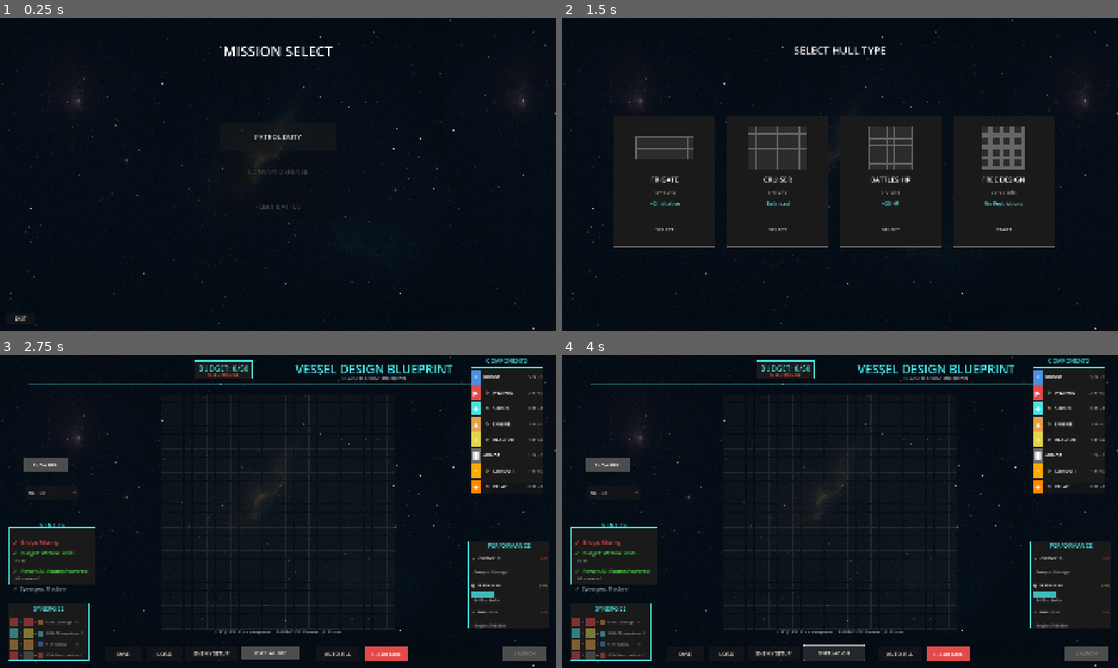
Above: before the commit, frames 1-4 (two rows, left to right).
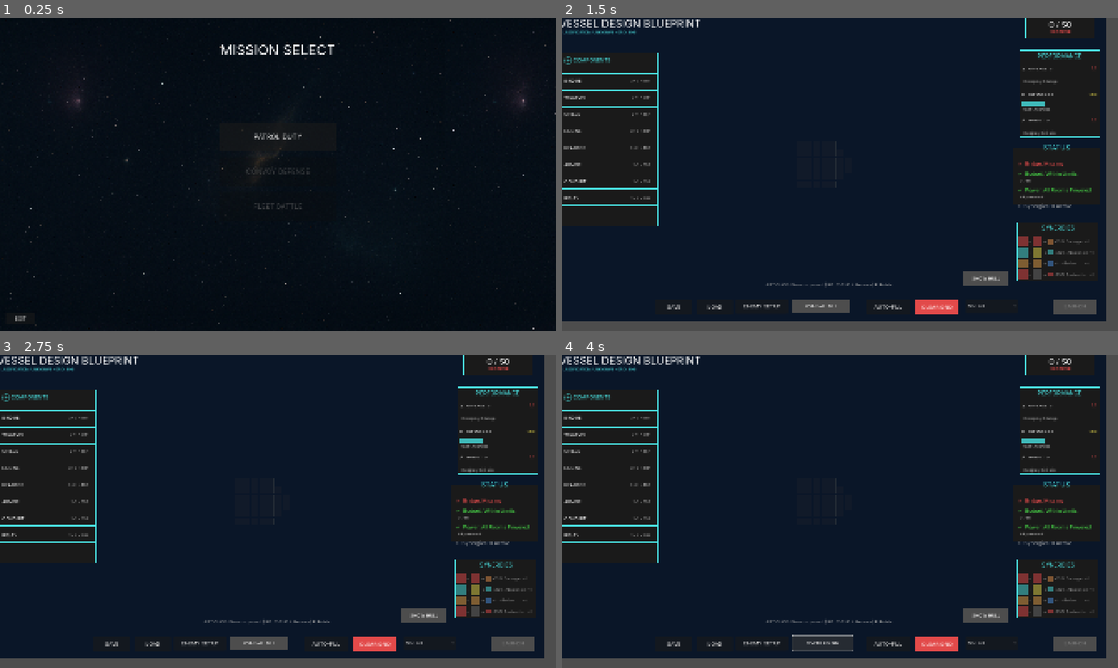
Above: after the commit, the same moments.

Repository: cautiouskurns/Startship-Designer
Game: Godot game, scene res://scenes/mission/MissionSelect.tscn
The game is run twice, just before and just after one commit, with the same random seed, the same clock (stepped at 60 frames per second) and the same inputs. Sound files missing from this copy of the repository are replaced by a short silence.
Inputs (mouse positions are in pixels of both pictures, inside the frame that each line leads up to):
- Up to frame 1 (0.25 s): no input
- Up to frame 2 (1.5 s): click "PATROL DUTY" at 0.5 s; click (595, 315) at 1.25 s, where only the run after the commit has a clickable "BACK"
- Up to frame 3 (2.75 s): click (439, 567) at 2 s, where only the run before the commit has a clickable "START"
- Up to frame 4 (4 s): click (1051, 392) at 2.75 s, where only the run before the commit has a clickable "↻"; click "OVERLAY: OFF" at 3.5 s

The runs differ from the first frame. In frame 1, 0.8% of the frame differs, in the area x 2-61%, y 8-97%; in frame 2, 17%; in frame 3, 17%; in frame 4, 17%, in the area x 0-100%, y 0-100%.

Commit message:
Add new font and UI assets; update theme resource
- Imported "Super Sliced" font and created associated import file.
- Added "gradientline" PNG sprite and its import configuration.
- Updated theme resource to include a default font and size.

Diff:
--- /dev/null
+++ b/assets/themes/blueprint_theme.tres
@@ -0,0 +1,7 @@
+[gd_resource type="Theme" load_steps=2 format=3 uid="uid://blueprint_theme"]
+
+[ext_resource type="FontFile" uid="uid://dy5wy0hqce88w" path="res://assets/fonts/Inter-VariableFont_opsz,wght.ttf" id="1_inter_font"]
+
+[resource]
+default_font = ExtResource("1_inter_font")
+default_font_size = 16
--- a/scenes/combat/Combat.tscn
+++ b/scenes/combat/Combat.tscn
@@ -6,6 +6,7 @@
 [ext_resource type="Script" uid="uid://dly506ra5y862" path="res://scripts/combat/CombatFX.gd" id="4"]
 [ext_resource type="PackedScene" uid="uid://cq8m4x7savph" path="res://scenes/designer/components/ShipStatsPanel.tscn" id="5_ship_stats"]
 [ext_resource type="Texture2D" uid="uid://y1akstmn6odh" path="res://assets/sprites/ui/starfield.png" id="6_starfield"]
+[ext_resource type="Theme" uid="uid://blueprint_theme" path="res://assets/themes/blueprint_theme.tres" id="7_blueprint_theme"]
 
 [sub_resource type="StyleBoxFlat" id="StyleBoxFlat_hp_green"]
 bg_color = Color(0.290196, 0.886275, 0.290196, 1)
@@ -17,6 +18,7 @@
 anchor_bottom = 1.0
 grow_horizontal = 2
 grow_vertical = 2
+theme = ExtResource("7_blueprint_theme")
 script = ExtResource("1")
 
 [node name="Background" type="TextureRect" parent="."]
--- a/scenes/designer/ShipDesigner.tscn
+++ b/scenes/designer/ShipDesigner.tscn
@@ -8,8 +8,8 @@
 [ext_resource type="PackedScene" uid="uid://b3vn8y4qxc7h2" path="res://scenes/designer/components/TemplateNameDialog.tscn" id="5_template_name"]
 [ext_resource type="PackedScene" uid="uid://cc7qm3y5r8vph" path="res://scenes/designer/components/TemplateListPanel.tscn" id="6_template_list"]
 [ext_resource type="PackedScene" uid="uid://cq8m4x7savph" path="res://scenes/designer/components/ShipStatsPanel.tscn" id="7_ship_stats"]
-[ext_resource type="Texture2D" uid="uid://y1akstmn6odh" path="res://assets/sprites/ui/starfield.png" id="8_starfield"]
 [ext_resource type="PackedScene" path="res://scenes/mission/EnemySetupPanel.tscn" id="9_enemy_setup"]
+[ext_resource type="Theme" path="res://assets/themes/blueprint_theme.tres" id="10_blueprint_theme"]
 
 [sub_resource type="StyleBoxFlat" id="StyleBoxFlat_budget"]
 bg_color = Color(0.101961, 0.101961, 0.101961, 1)
@@ -44,61 +44,68 @@
 anchor_bottom = 1.0
 grow_horizontal = 2
 grow_vertical = 2
+theme = ExtResource("10_blueprint_theme")
 script = ExtResource("1")
 
-[node name="Background" type="TextureRect" parent="."]
+[node name="Background" type="ColorRect" parent="."]
 layout_mode = 1
 anchors_preset = 15
 anchor_right = 1.0
 anchor_bottom = 1.0
 grow_horizontal = 2
 grow_vertical = 2
-texture = ExtResource("8_starfield")
-expand_mode = 1
-stretch_mode = 1
+color = Color(0.039215688, 0.08627451, 0.15686275, 1)
+
+[node name="HeaderBackground" type="ColorRect" parent="."]
+layout_mode = 1
+anchors_preset = 10
+anchor_right = 1.0
+offset_top = -1.0
+offset_bottom = 119.0
+grow_horizontal = 2
+color = Color(0.039215688, 0.08627451, 0.15686275, 1)
+
+[node name="HeaderSeparatorLine" type="ColorRect" parent="."]
+layout_mode = 1
+anchors_preset = 10
+anchor_right = 1.0
+offset_top = 120.0
+offset_bottom = 121.0
+grow_horizontal = 2
+color = Color(0.290196, 0.886275, 0.886275, 0.2)
+
+[node name="SchematicViewLabel" type="Label" parent="."]
+layout_mode = 1
+offset_left = 32.0
+offset_top = 15.0
+offset_right = 632.0
+offset_bottom = 35.0
+theme_override_colors/font_color = Color(0.290196, 0.886275, 0.886275, 1)
+theme_override_font_sizes/font_size = 12
+text = "SCHEMATIC VIEW"
+vertical_alignment = 1
 
 [node name="Title" type="Label" parent="."]
 layout_mode = 1
-anchors_preset = 5
-anchor_left = 0.5
-anchor_right = 0.5
 offset_left = 32.0
-offset_top = 20.0
+offset_top = 32.0
 offset_right = 632.0
-offset_bottom = 70.0
-grow_horizontal = 2
+offset_bottom = 72.0
+theme_override_colors/font_color = Color(1, 1, 1, 1)
+theme_override_font_sizes/font_size = 36
+text = "VESSEL DESIGN BLUEPRINT"
+vertical_alignment = 1
+
+[node name="ClassificationLabel" type="Label" parent="."]
+layout_mode = 1
+offset_left = 32.0
+offset_top = 75.0
+offset_right = 632.0
+offset_bottom = 95.0
 theme_override_colors/font_color = Color(0.290196, 0.886275, 0.886275, 1)
-theme_override_font_sizes/font_size = 42
-text = "VESSEL DESIGN BLUEPRINT"
-horizontal_alignment = 1
-vertical_alignment = 1
-
-[node name="ClassificationLabel" type="Label" parent="."]
-layout_mode = 1
-anchors_preset = 5
-anchor_left = 0.5
-anchor_right = 0.5
-offset_left = 132.0
-offset_top = 65.0
-offset_right = 532.0
-offset_bottom = 95.0
-grow_horizontal = 2
-theme_override_colors/font_color = Color(0.667, 0.667, 0.667, 1)
-theme_override_font_sizes/font_size = 16
-text = "CLASSIFICATION: CRUISER"
-horizontal_alignment = 1
-vertical_alignment = 1
-
-[node name="HeaderSeparator" type="ColorRect" parent="."]
-layout_mode = 1
-anchors_preset = 10
-anchor_right = 1.0
-offset_left = 100.0
-offset_top = 100.0
-offset_right = -100.0
-offset_bottom = 102.0
-grow_horizontal = 2
-color = Color(0.290196, 0.886275, 0.886275, 0.3)
+theme_override_font_sizes/font_size = 13
+text = "CLASSIFICATION: CRUISER • GRID: 8×6"
+vertical_alignment = 1
 
 [node name="GridInstructions" type="Label" parent="."]
 layout_mode = 1
@@ -124,35 +131,62 @@
 anchors_preset = 1
 anchor_left = 1.0
 anchor_right = 1.0
-offset_left = -1248.0
+offset_left = -280.0
+offset_top = 18.0
+offset_right = -40.0
+offset_bottom = 105.0
+grow_horizontal = 0
+theme_override_styles/panel = SubResource("StyleBoxFlat_budget")
+
+[node name="ResourceAllocationLabel" type="Label" parent="BudgetPanel"]
+layout_mode = 1
+anchors_preset = 1
+anchor_left = 1.0
+anchor_right = 1.0
+offset_left = -240.0
+offset_top = 2.0
+offset_bottom = 20.0
+grow_horizontal = 0
+theme_override_colors/font_color = Color(0.290196, 0.886275, 0.886275, 1)
+theme_override_font_sizes/font_size = 12
+text = "RESOURCE ALLOCATION"
+horizontal_alignment = 1
+vertical_alignment = 1
+
+[node name="BudgetLabel" type="Label" parent="BudgetPanel"]
+layout_mode = 1
+anchors_preset = 10
+anchor_right = 1.0
 offset_top = 20.0
-offset_right = -1048.0
-offset_bottom = 80.0
-grow_horizontal = 0
-theme_override_styles/panel = SubResource("StyleBoxFlat_budget")
-
-[node name="BudgetLabel" type="Label" parent="BudgetPanel"]
-layout_mode = 1
-anchors_preset = 10
-anchor_right = 1.0
-offset_top = 8.0
-offset_bottom = 32.0
-grow_horizontal = 2
-theme_override_colors/font_color = Color(0.290196, 0.886275, 0.886275, 1)
-theme_override_font_sizes/font_size = 26
-text = "BUDGET: 0/30"
+offset_bottom = 60.0
+grow_horizontal = 2
+theme_override_colors/font_color = Color(1, 1, 1, 1)
+theme_override_font_sizes/font_size = 28
+text = "0 / 30"
 horizontal_alignment = 1
 vertical_alignment = 1
 
+[node name="BudgetProgressBar" type="ProgressBar" parent="BudgetPanel"]
+layout_mode = 1
+anchors_preset = 10
+anchor_right = 1.0
+offset_left = 10.0
+offset_top = 48.0
+offset_right = -10.0
+offset_bottom = 58.0
+grow_horizontal = 2
+max_value = 30.0
+show_percentage = false
+
 [node name="RemainingLabel" type="Label" parent="BudgetPanel"]
 layout_mode = 1
 anchors_preset = 10
 anchor_right = 1.0
-offset_top = 35.0
-offset_bottom = 58.0
-grow_horizontal = 2
-theme_override_colors/font_color = Color(0.290196, 0.886275, 0.290196, 1)
-theme_override_font_sizes/font_size = 16
+offset_top = 58.0
+offset_bottom = 72.0
+grow_horizontal = 2
+theme_override_colors/font_color = Color(0.667, 0.667, 0.667, 1)
+theme_override_font_sizes/font_size = 11
 text = "Remaining: 30"
 horizontal_alignment = 1
 vertical_alignment = 1
@@ -177,10 +211,10 @@
 anchors_preset = 1
 anchor_left = 1.0
 anchor_right = 1.0
-offset_left = -1832.0
-offset_top = 451.0
-offset_right = -1652.0
-offset_bottom = 501.0
+offset_left = -486.0
+offset_top = 1004.0
+offset_right = -306.0
+offset_bottom = 1054.0
 grow_horizontal = 0
 theme_override_font_sizes/font_size = 16
 
@@ -189,10 +223,10 @@
 anchors_preset = 1
 anchor_left = 1.0
 anchor_right = 1.0
-offset_left = -1837.0
-offset_top = 355.0
-offset_right = -1682.0
-offset_bottom = 405.0
+offset_left = -493.0
+offset_top = 909.0
+offset_right = -338.0
+offset_bottom = 959.0
 grow_horizontal = 0
 theme_override_colors/font_color = Color(1, 1, 1, 1)
 theme_override_font_sizes/font_size = 16
@@ -202,16 +236,16 @@
 [node name="ShipStatsPanel" parent="." instance=ExtResource("7_ship_stats")]
 layout_mode = 0
 offset_left = 1618.0
-offset_top = 643.0
+offset_top = 147.0
 offset_right = 1898.0
-offset_bottom = 943.0
+offset_bottom = 447.0
 
 [node name="RoomPalettePanel" parent="." instance=ExtResource("2")]
 layout_mode = 0
-offset_left = 1624.0
-offset_top = 42.0
-offset_right = 1874.0
-offset_bottom = 442.0
+offset_left = 32.0
+offset_top = 153.0
+offset_right = 372.0
+offset_bottom = 753.0
 
 [node name="ShipStatusPanel" parent="." instance=ExtResource("3")]
 layout_mode = 1
@@ -220,10 +254,10 @@
 anchor_top = 1.0
 anchor_right = 1.0
 anchor_bottom = 1.0
-offset_left = -1890.0
-offset_top = -486.0
-offset_right = -1590.0
-offset_bottom = -286.0
+offset_left = -322.0
+offset_top = -599.0
+offset_right = -22.0
+offset_bottom = -399.0
 grow_horizontal = 0
 grow_vertical = 0
 
@@ -232,10 +266,10 @@
 anchors_preset = 2
 anchor_top = 1.0
 anchor_bottom = 1.0
-offset_left = 28.0
-offset_top = -224.0
-offset_right = 308.0
-offset_bottom = -24.0
+offset_left = 1612.0
+offset_top = -338.0
+offset_right = 1892.0
+offset_bottom = -138.0
 grow_vertical = 0
 
 [node name="ClearGridButton" type="Button" parent="."]
--- a/scenes/designer/components/RoomPalettePanel.tscn
+++ b/scenes/designer/components/RoomPalettePanel.tscn
@@ -12,9 +12,9 @@
 border_color = Color(0.290196, 0.886275, 0.886275, 1)
 
 [node name="RoomPalettePanel" type="Panel"]
-custom_minimum_size = Vector2(250, 0)
-offset_right = 250.0
-offset_bottom = 400.0
+custom_minimum_size = Vector2(340, 600)
+offset_right = 340.0
+offset_bottom = 600.0
 theme_override_styles/panel = SubResource("StyleBoxFlat_components_panel")
 script = ExtResource("1")
 
@@ -25,13 +25,20 @@
 anchor_bottom = 1.0
 grow_horizontal = 2
 grow_vertical = 2
+theme_override_constants/separation = 8
 
-[node name="HeaderLabel" type="Label" parent="VBoxContainer"]
+[node name="MarginContainer" type="MarginContainer" parent="VBoxContainer"]
+layout_mode = 2
+theme_override_constants/margin_left = 16
+theme_override_constants/margin_top = 16
+theme_override_constants/margin_right = 16
+theme_override_constants/margin_bottom = 8
+
+[node name="HeaderLabel" type="Label" parent="VBoxContainer/MarginContainer"]
 layout_mode = 2
 theme_override_colors/font_color = Color(0.29, 0.886, 0.886, 1)
-theme_override_font_sizes/font_size = 20
-text = "COMPONENTS"
-horizontal_alignment = 1
+theme_override_font_sizes/font_size = 18
+text = "⊕ COMPONENTS"
 vertical_alignment = 1
 
 [node name="Spacer1" type="Control" parent="VBoxContainer"]
@@ -39,33 +46,41 @@
 layout_mode = 2
 
 [node name="BridgeButton" parent="VBoxContainer" instance=ExtResource("2")]
+custom_minimum_size = Vector2(240, 50)
 layout_mode = 2
 room_type = 1
 
 [node name="WeaponButton" parent="VBoxContainer" instance=ExtResource("2")]
+custom_minimum_size = Vector2(240, 50)
 layout_mode = 2
 room_type = 2
 
 [node name="ShieldButton" parent="VBoxContainer" instance=ExtResource("2")]
+custom_minimum_size = Vector2(240, 50)
 layout_mode = 2
 room_type = 3
 
 [node name="EngineButton" parent="VBoxContainer" instance=ExtResource("2")]
+custom_minimum_size = Vector2(240, 50)
 layout_mode = 2
 room_type = 4
 
 [node name="ReactorButton" parent="VBoxContainer" instance=ExtResource("2")]
+custom_minimum_size = Vector2(240, 50)
 layout_mode = 2
 room_type = 5
 
 [node name="ArmorButton" parent="VBoxContainer" instance=ExtResource("2")]
+custom_minimum_size = Vector2(240, 50)
 layout_mode = 2
 room_type = 6
 
 [node name="ConduitButton" parent="VBoxContainer" instance=ExtResource("2")]
+custom_minimum_size = Vector2(240, 50)
 layout_mode = 2
 room_type = 7
 
 [node name="RelayButton" parent="VBoxContainer" instance=ExtResource("2")]
+custom_minimum_size = Vector2(240, 50)
 layout_mode = 2
 room_type = 8
--- a/scenes/designer/components/RoomTypeButton.tscn
+++ b/scenes/designer/components/RoomTypeButton.tscn
@@ -1,6 +1,30 @@
-[gd_scene load_steps=3 format=3 uid="uid://room_type_button"]
+[gd_scene load_steps=6 format=3 uid="uid://cscc50740fd8k"]
 
-[ext_resource type="Script" path="res://scripts/designer/RoomTypeButton.gd" id="1"]
+[ext_resource type="Script" uid="uid://cg73gxv04loik" path="res://scripts/designer/RoomTypeButton.gd" id="1"]
+
+[sub_resource type="StyleBoxFlat" id="StyleBoxFlat_normal"]
+bg_color = Color(0.101961, 0.101961, 0.101961, 1)
+border_width_left = 2
+border_width_top = 2
+border_width_right = 2
+border_width_bottom = 2
+border_color = Color(0.290196, 0.886275, 0.886275, 1)
+
+[sub_resource type="StyleBoxFlat" id="StyleBoxFlat_pressed"]
+bg_color = Color(0.290196, 0.886275, 0.886275, 0.2)
+border_width_left = 2
+border_width_top = 2
+border_width_right = 2
+border_width_bottom = 2
+border_color = Color(0.290196, 0.886275, 0.886275, 1)
+
+[sub_resource type="StyleBoxFlat" id="StyleBoxFlat_hover"]
+bg_color = Color(0.172549, 0.172549, 0.172549, 1)
+border_width_left = 2
+border_width_top = 2
+border_width_right = 2
+border_width_bottom = 2
+border_color = Color(0.290196, 0.886275, 0.886275, 1)
 
 [sub_resource type="StyleBoxFlat" id="StyleBoxFlat_tooltip"]
 bg_color = Color(0.101961, 0.101961, 0.101961, 1)
@@ -11,7 +35,12 @@
 border_color = Color(0.290196, 0.290196, 0.290196, 1)
 
 [node name="RoomTypeButton" type="Button"]
-custom_minimum_size = Vector2(240, 50)
+custom_minimum_size = Vector2(250, 60)
+offset_right = 300.0
+offset_bottom = 60.0
+theme_override_styles/normal = SubResource("StyleBoxFlat_normal")
+theme_override_styles/pressed = SubResource("StyleBoxFlat_pressed")
+theme_override_styles/hover = SubResource("StyleBoxFlat_hover")
 script = ExtResource("1")
 
 [node name="HBoxContainer" type="HBoxContainer" parent="."]
@@ -21,53 +50,31 @@
 anchor_bottom = 1.0
 grow_horizontal = 2
 grow_vertical = 2
+theme_override_constants/separation = 10
 
-[node name="Icon" type="ColorRect" parent="HBoxContainer"]
-custom_minimum_size = Vector2(40, 40)
-layout_mode = 2
-color = Color(0.5, 0.5, 0.5, 1)
-
-[node name="SymbolLabel" type="Label" parent="HBoxContainer/Icon"]
-layout_mode = 1
-anchors_preset = 15
-anchor_right = 1.0
-anchor_bottom = 1.0
-grow_horizontal = 2
-grow_vertical = 2
-theme_override_colors/font_color = Color(1, 1, 1, 1)
-theme_override_font_sizes/font_size = 24
-text = "⭐"
-horizontal_alignment = 1
-vertical_alignment = 1
-
-[node name="RotateButton" type="Button" parent="HBoxContainer"]
-custom_minimum_size = Vector2(30, 30)
-layout_mode = 2
-theme_override_colors/font_color = Color(0.7, 0.7, 0.7, 1)
-theme_override_font_sizes/font_size = 16
-text = "↻"
-
-[node name="NameLabel" type="Label" parent="HBoxContainer"]
+[node name="MarginContainer" type="MarginContainer" parent="HBoxContainer"]
 layout_mode = 2
 size_flags_horizontal = 3
+theme_override_constants/margin_left = 16
+theme_override_constants/margin_right = 16
+
+[node name="NameLabel" type="Label" parent="HBoxContainer/MarginContainer"]
+layout_mode = 2
 theme_override_colors/font_color = Color(1, 1, 1, 1)
 theme_override_font_sizes/font_size = 16
 text = "BRIDGE"
 vertical_alignment = 1
 
-[node name="CostLabel" type="Label" parent="HBoxContainer"]
+[node name="SizeCostLabel" type="Label" parent="HBoxContainer"]
 layout_mode = 2
-theme_override_colors/font_color = Color(0.7, 0.7, 0.7, 1)
+theme_override_colors/font_color = Color(0.666667, 0.666667, 0.666667, 1)
 theme_override_font_sizes/font_size = 14
-text = "2 BP"
+text = "2×2 • 2BP"
 vertical_alignment = 1
 
-[node name="CountLabel" type="Label" parent="HBoxContainer"]
+[node name="MarginRight" type="Control" parent="HBoxContainer"]
+custom_minimum_size = Vector2(16, 0)
 layout_mode = 2
-theme_override_colors/font_color = Color(0.7, 0.7, 0.7, 1)
-theme_override_font_sizes/font_size = 14
-text = "x0"
-vertical_alignment = 1
 
 [node name="TooltipTimer" type="Timer" parent="."]
 wait_time = 0.3
@@ -77,8 +84,8 @@
 visible = false
 z_index = 100
 custom_minimum_size = Vector2(250, 0)
+layout_mode = 0
 offset_left = -260.0
-offset_top = 0.0
 offset_right = -10.0
 offset_bottom = 100.0
 mouse_filter = 2
--- a/scenes/hull/HullSelect.tscn
+++ b/scenes/hull/HullSelect.tscn
@@ -67,6 +67,19 @@
 
 [node name="FreeDesignCard" parent="HullCards" instance=ExtResource("2")]
 layout_mode = 2
+
+[node name="BackButton" type="Button" parent="."]
+layout_mode = 1
+anchors_preset = 2
+anchor_top = 1.0
+anchor_bottom = 1.0
+offset_left = 40.0
+offset_top = -80.0
+offset_right = 200.0
+offset_bottom = -30.0
+grow_vertical = 0
+theme_override_font_sizes/font_size = 20
+text = "BACK"
 
 [node name="DesignChoicePanel" type="ColorRect" parent="."]
 visible = false
--- a/scenes/mission/MissionSelect.tscn
+++ b/scenes/mission/MissionSelect.tscn
@@ -2,6 +2,7 @@
 
 [ext_resource type="Script" uid="uid://b8snaq1bsge2f" path="res://scripts/mission/MissionSelect.gd" id="1"]
 [ext_resource type="Texture2D" uid="uid://y1akstmn6odh" path="res://assets/sprites/ui/starfield.png" id="3_starfield"]
+[ext_resource type="Theme" uid="uid://blueprint_theme" path="res://assets/themes/blueprint_theme.tres" id="4_blueprint_theme"]
 
 [node name="MissionSelect" type="Control"]
 layout_mode = 3
@@ -10,6 +11,7 @@
 anchor_bottom = 1.0
 grow_horizontal = 2
 grow_vertical = 2
+theme = ExtResource("4_blueprint_theme")
 script = ExtResource("1")
 
 [node name="Background" type="TextureRect" parent="."]
--- a/scripts/designer/RoomTypeButton.gd
+++ b/scripts/designer/RoomTypeButton.gd
@@ -10,12 +10,8 @@
 @export var room_type: RoomData.RoomType = RoomData.RoomType.EMPTY
 
 ## UI elements
-@onready var room_icon: ColorRect = $HBoxContainer/Icon
-@onready var symbol_label: Label = $HBoxContainer/Icon/SymbolLabel
-@onready var rotate_button: Button = $HBoxContainer/RotateButton  # Phase 7.3
-@onready var name_label: Label = $HBoxContainer/NameLabel
-@onready var cost_label: Label = $HBoxContainer/CostLabel
-@onready var count_label: Label = $HBoxContainer/CountLabel
+@onready var name_label: Label = $HBoxContainer/MarginContainer/NameLabel
+@onready var size_cost_label: Label = $HBoxContainer/SizeCostLabel
 
 ## Tooltip elements
 @onready var tooltip_panel: Panel = $TooltipPanel
@@ -51,13 +47,6 @@
 	pressed.connect(_on_pressed)
 	update_display()
 
-	# Connect rotation button (Phase 7.3)
-	rotate_button.pressed.connect(_on_rotate_button_pressed)
-
-	# Hide rotation button for rooms that don't rotate (Bridge/Armor are square)
-	if room_type == RoomData.RoomType.BRIDGE or room_type == RoomData.RoomType.ARMOR or room_type == RoomData.RoomType.EMPTY:
-		rotate_button.visible = false
-
 	# Connect tooltip signals
 	mouse_entered.connect(_on_mouse_entered_tooltip)
 	mouse_exited.connect(_on_mouse_exited_tooltip)
@@ -74,25 +63,26 @@
 	# Get full label with symbol
 	var full_label = RoomData.labels.get(room_type, "")
 
-	# Extract symbol (first character before space) and room name
+	# Extract room name (without symbol)
 	var parts = full_label.split(" ", false, 1)
 	if parts.size() >= 2:
-		symbol_label.text = parts[0]  # Symbol
 		name_label.text = parts[1]    # Room name without symbol
 	else:
-		symbol_label.text = ""
 		name_label.text = full_label
 
-	# Set cost
+	# Get room size
+	var size = RoomData.get_shape_size(room_type)
+
+	# Get cost
 	var cost = RoomData.costs.get(room_type, 0)
-	cost_label.text = "%d BP" % cost
 
-	# Set icon color based on room type
-	room_icon.color = RoomData.colors.get(room_type, Color.WHITE)
+	# Format as "WxH • XBP"
+	size_cost_label.text = "%d×%d • %dBP" % [size.x, size.y, cost]
 
-## Update the count displayed
+## Update the count displayed (deprecated - no longer shown in UI)
 func set_count(count: int):
-	count_label.text = "x%d" % count
+	# Count no longer displayed in simplified layout
+	pass
 
 ## Set selected visual state
 func set_selected(selected: bool):
@@ -158,21 +148,12 @@
 	if parts.size() > 1:
 		tooltip_stats_label.text = parts[1]
 
-## Handle rotation button press (Phase 7.3)
+## Handle rotation button press (deprecated - rotation UI removed)
 func _on_rotate_button_pressed():
-	# Emit rotation signal
-	emit_signal("rotation_requested", room_type)
-	# Don't select the room, just rotate it
-	# (prevents accidentally changing selection when just wanting to rotate)
+	# Rotation UI removed in simplified layout
+	pass
 
-## Update rotation display on button (Phase 7.3)
+## Update rotation display on button (deprecated - rotation UI removed)
 func update_rotation_display(rotation: int):
-	# Only update if rotation button is visible (non-square rooms)
-	if not rotate_button.visible:
-		return
-
-	# Show rotation angle on button
-	if rotation == 0:
-		rotate_button.text = "↻"  # Just arrow at 0°
-	else:
-		rotate_button.text = "↻%d°" % rotation
+	# Rotation UI removed in simplified layout
+	pass
--- a/scripts/designer/ShipDesigner.gd
+++ b/scripts/designer/ShipDesigner.gd
@@ -22,6 +22,7 @@
 
 ## Budget UI elements
 @onready var budget_label: Label = $BudgetPanel/BudgetLabel
+@onready var budget_progress_bar: ProgressBar = $BudgetPanel/BudgetProgressBar
 @onready var remaining_label: Label = $BudgetPanel/RemainingLabel
 
 ## Buttons
@@ -230,8 +231,12 @@
 	current_budget = calculate_current_budget()
 	var remaining = max_budget - current_budget
 
-	# Update budget label
-	budget_label.text = "BUDGET: %d/%d" % [current_budget, max_budget]
+	# Update budget label with new format: "0 / 30"
+	budget_label.text = "%d / %d" % [current_budget, max_budget]
+
+	# Update progress bar
+	budget_progress_bar.max_value = max_budget
+	budget_progress_bar.value = current_budget
 
 	# Check if Bridge is missing
 	if count_bridges() == 0:
@@ -284,11 +289,13 @@
 	# Update panel
 	ship_stats_panel.update_stats(temp_ship, hull_data)
 
-## Update classification label with current hull type
+## Update classification label with current hull type and grid size
 func _update_classification_label():
 	var hull_data = GameState.get_current_hull_data()
 	var hull_type_name = hull_data.get("type_name", "UNKNOWN").to_upper()
-	classification_label.text = "CLASSIFICATION: %s" % hull_type_name
+	var grid_width = main_grid.grid_width
+	var grid_height = main_grid.grid_height
+	classification_label.text = "CLASSIFICATION: %s • GRID: %d×%d" % [hull_type_name, grid_width, grid_height]
 
 ## Get color for remaining budget based on value
 func _get_remaining_color(remaining: int) -> Color:
--- a/scripts/hull/HullSelect.gd
+++ b/scripts/hull/HullSelect.gd
@@ -15,6 +15,8 @@
 @onready var load_template_button: Button = $DesignChoicePanel/Panel/LoadTemplateButton
 @onready var choice_back_button: Button = $DesignChoicePanel/Panel/BackButton
 
+## Main back button
+@onready var back_button: Button = $BackButton
 
 ## Template panel
 @onready var template_list_panel = $TemplateListPanel
@@ -45,6 +47,9 @@
 	new_design_button.pressed.connect(_on_new_design_pressed)
 	load_template_button.pressed.connect(_on_load_template_pressed)
 	choice_back_button.pressed.connect(_on_choice_back_pressed)
+
+	# Connect main back button
+	back_button.pressed.connect(_on_back_pressed)
 
 	# Connect template panel signals
 	template_list_panel.template_selected.connect(_on_template_selected)
@@ -108,3 +113,8 @@
 
 	# Load Ship Designer directly (blank 18×16 grid)
 	get_tree().change_scene_to_file("res://scenes/designer/ShipDesigner.tscn")
+
+## Handle main "BACK" button - return to main menu
+func _on_back_pressed():
+	AudioManager.play_button_click()
+	get_tree().change_scene_to_file("res://scenes/main/Main.tscn")
Binary file added: assets/fonts/Inter-VariableFont_opsz,wght.ttf
Not shown, added: assets/fonts/Inter-VariableFont_opsz,wght.ttf.import
Binary file added: assets/fonts/Super Sliced.ttf
Not shown, added: assets/fonts/Super Sliced.ttf.import
Binary file added: assets/sprites/ui/gradientline.png
Not shown, added: assets/sprites/ui/gradientline.png.import
Not shown: 1 places in scenes/designer/components/RoomPalettePanel.tscn that only renumber resources
